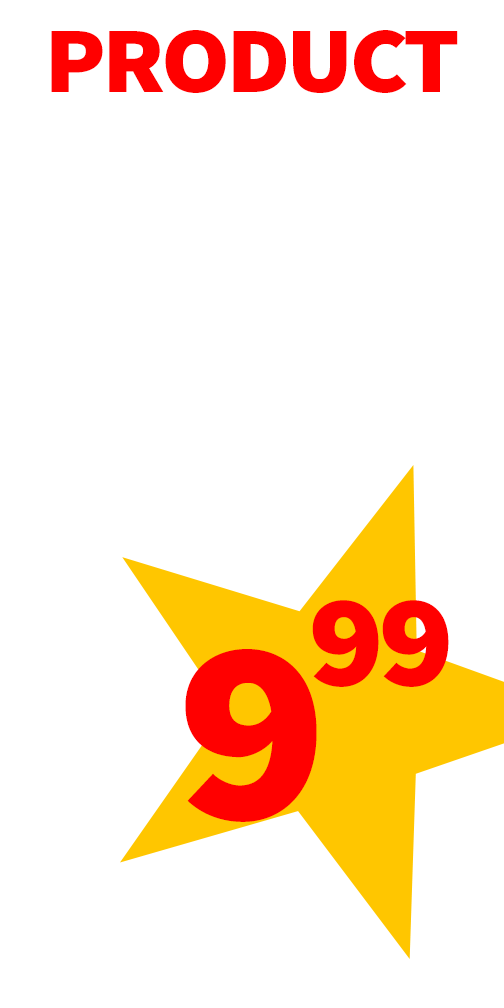
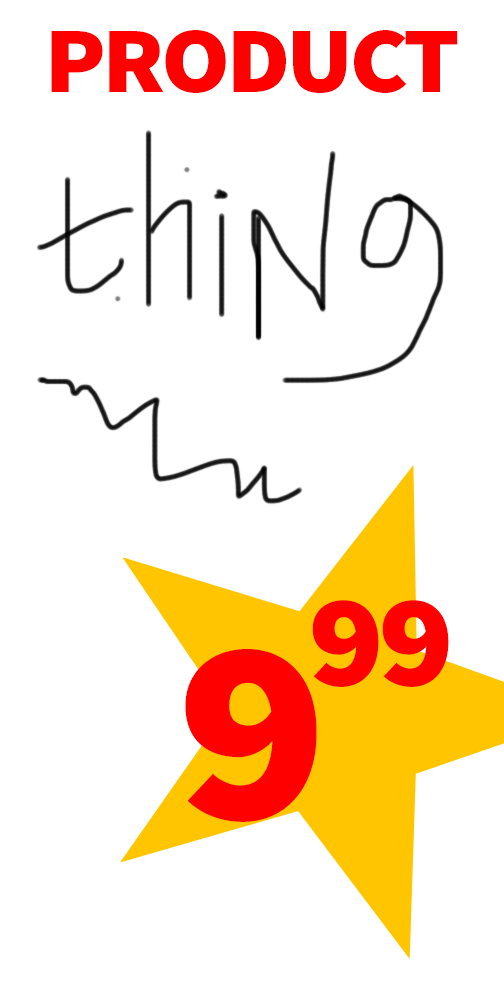
Layers edited between the first and the second (504, 1008) image:
added layer "Layer 1" above "PRODUCT" over [36, 129, 444, 505]
